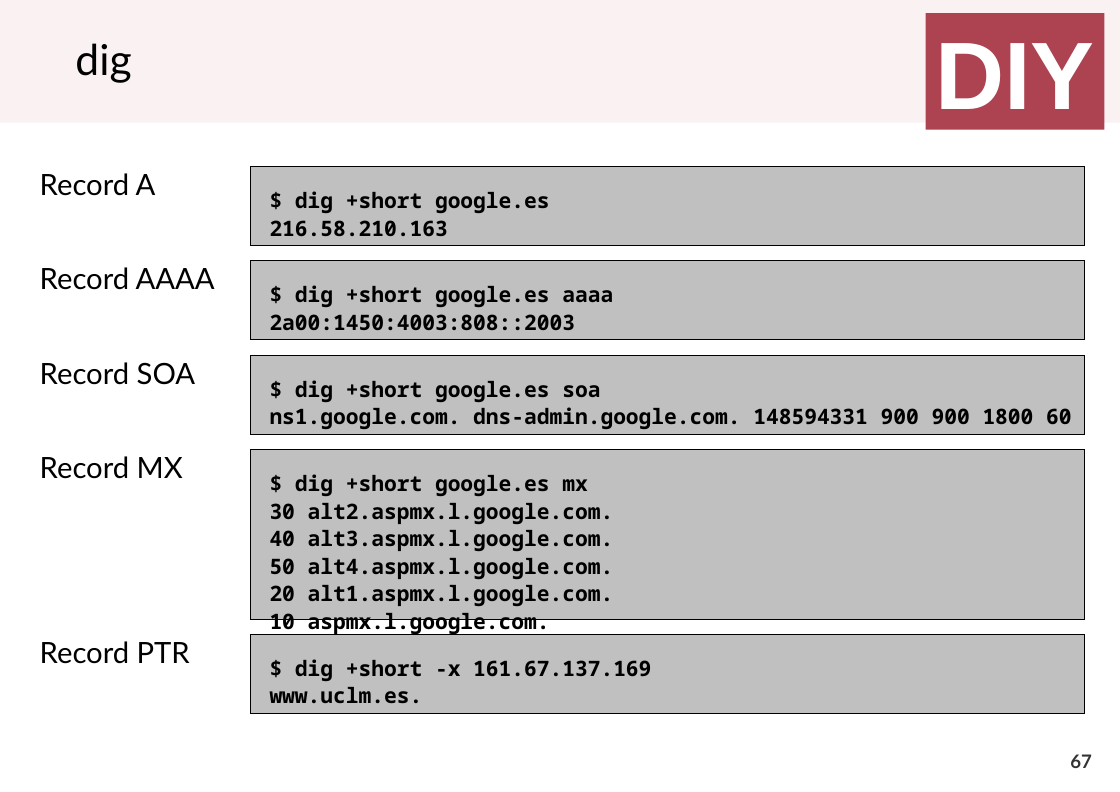
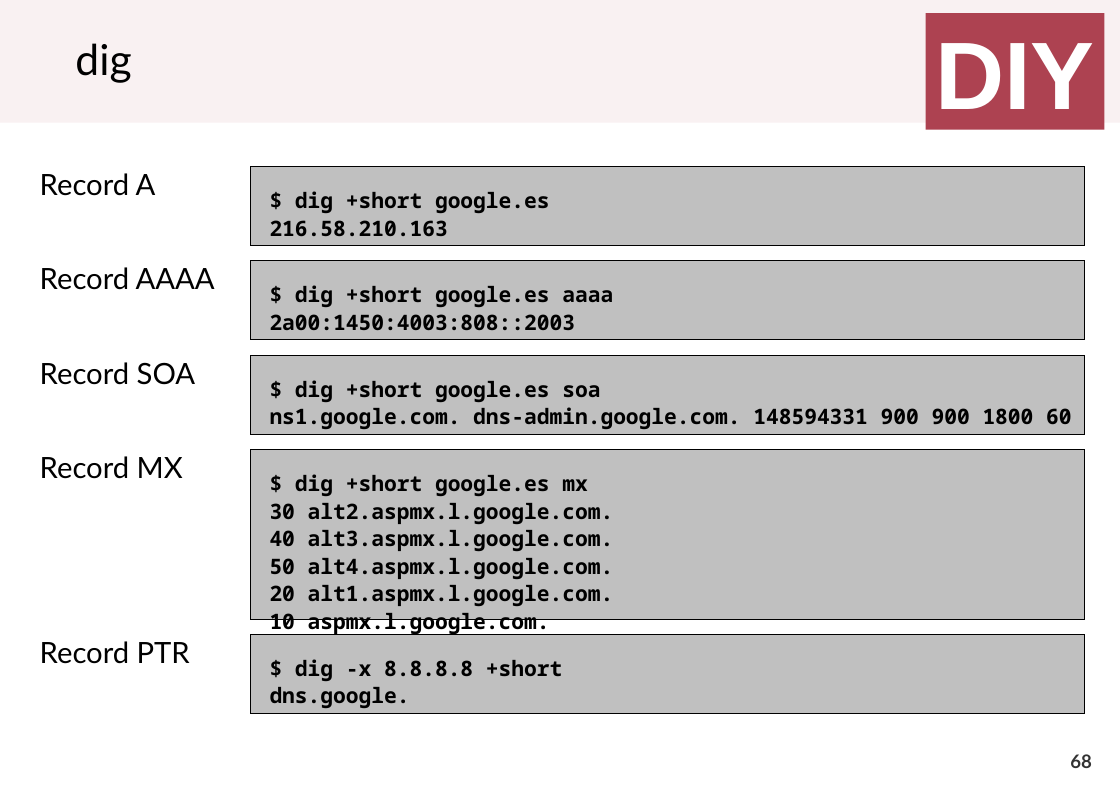
Before and after one commit to cletomartin/redes1, a slide deck: slide 68 of slides/application.odp (slide 67 before the commit). Drawn at 1120x792 pixels with LibreOffice and Linux fonts; fonts in the diff are those of the drawing. Boxes give left, top, right and bottom in pixels: in the first picture for what was removed or moved away, otherwise in the second. Text is boxed around its words. In the diff, an @@ line names an element or a change of style, - is before the commit and + after.

```diff
--- a/slides/application.odp
+++ b/slides/application.odp
@@ text in rectangle at box(270, 659, 562, 708): text changed @@
-$ dig +short -x 161.67.137.169
-www.uclm.es.
+$ dig -x 8.8.8.8 +short
+dns.google.
@@ page number at box(1070, 754, 1092, 768): text changed @@
-67
+68
```
Also in this commit, not shown: 9 other slides changed, 1 slide added, 1 other file.
